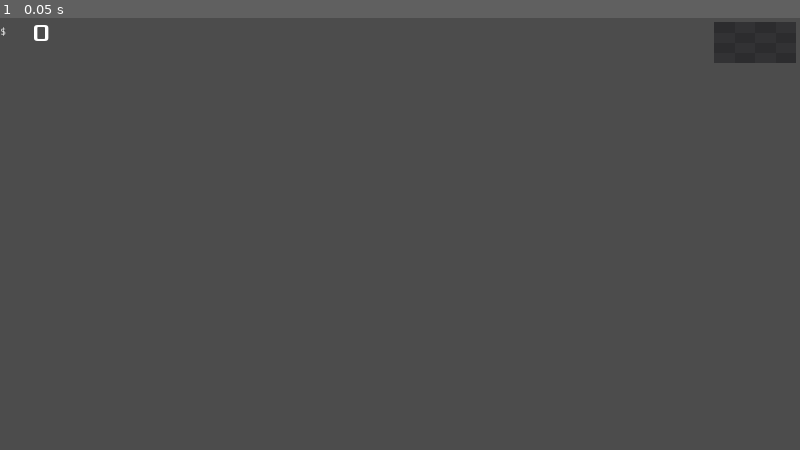
Above: before the commit, frame 1.
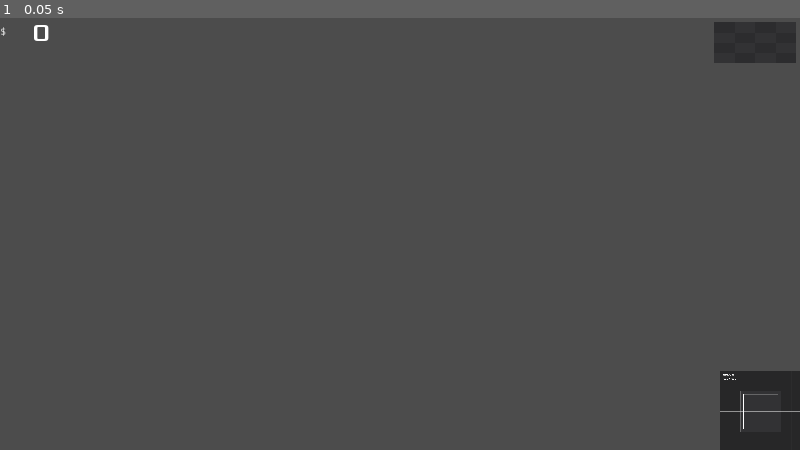
Above: after the commit, the same moment.

Repository: stewchan/kitchen
Game: Godot game, scene res://world/World.tscn
Same seed, same stepped clock (60 frames per second), same inputs: the game is played once before the commit and once after it. This scene is started directly instead of the project's main scene.
Inputs:
- Up to frame 1 (0.05 s): no input

The runs differ from the first frame. In frame 1, 1.8% of the frame differs, in the area x 90-100%, y 81-100%.
Error in both runs: Invalid get index '3' (on base: 'Array'). (res://network/Network.gd:18)

Commit message:
Fix collision masks

Diff:
--- a/kitchen/draggable/ingredient/Ingredient.tscn
+++ b/kitchen/draggable/ingredient/Ingredient.tscn
@@ -10,6 +10,7 @@
 extents = Vector2( 40, 40 )
 
 [node name="Ingredient" type="KinematicBody2D"]
+collision_layer = 4
 collision_mask = 0
 script = ExtResource( 2 )
 
@@ -21,6 +22,8 @@
 shape = SubResource( 1 )
 
 [node name="Hitbox" type="Area2D" parent="."]
+collision_layer = 0
+collision_mask = 2
 
 [node name="CollisionShape2D" type="CollisionShape2D" parent="Hitbox"]
 shape = SubResource( 2 )
--- a/kitchen/draggable/plate/Plate.tscn
+++ b/kitchen/draggable/plate/Plate.tscn
@@ -25,6 +25,8 @@
 shape = SubResource( 1 )
 
 [node name="Hitbox" type="Area2D" parent="."]
+collision_layer = 0
+collision_mask = 4
 
 [node name="CollisionShape2D" type="CollisionShape2D" parent="Hitbox"]
 position = Vector2( 1, 2.5 )
--- /dev/null
+++ b/kitchen/portal/Portal.gd
@@ -0,0 +1,16 @@
+extends Area2D
+
+signal remove_item(item)
+
+var next_peer: int
+
+
+func _ready() -> void:
+	pass
+
+
+func _on_Portal_body_entered(item: Ingredient) -> void:
+	# Remove item from current peer
+	emit_signal("remove_item", item)
+	# add item to next peer
+	emit_signal("")
--- /dev/null
+++ b/kitchen/portal/Portal.tscn
@@ -0,0 +1,22 @@
+[gd_scene load_steps=4 format=2]
+
+[ext_resource path="res://addons/kenney_prototype_textures/dark/texture_12.png" type="Texture" id=1]
+[ext_resource path="res://kitchen/portal/Portal.gd" type="Script" id=2]
+
+[sub_resource type="RectangleShape2D" id=1]
+extents = Vector2( 39.5, 39 )
+
+[node name="Portal" type="Area2D"]
+collision_layer = 0
+collision_mask = 4
+script = ExtResource( 2 )
+
+[node name="Sprite" type="Sprite" parent="."]
+scale = Vector2( 0.1, 0.1 )
+texture = ExtResource( 1 )
+
+[node name="CollisionShape2D" type="CollisionShape2D" parent="."]
+position = Vector2( -1.5, 0 )
+shape = SubResource( 1 )
+
+[connection signal="body_entered" from="." to="." method="_on_Portal_body_entered"]
--- a/kitchen/servery/Servery.tscn
+++ b/kitchen/servery/Servery.tscn
@@ -7,7 +7,6 @@
 extents = Vector2( 50.5, 24.5 )
 
 [node name="Servery" type="Area2D"]
-collision_layer = 0
 collision_mask = 2
 script = ExtResource( 2 )
 
--- a/project.godot
+++ b/project.godot
@@ -37,7 +37,7 @@
 "base": "Node",
 "class": "Recipe",
 "language": "GDScript",
-"path": "res://Recipe.gd"
+"path": "res://kitchen/Recipe.gd"
 } ]
 _global_script_class_icons={
 "Dish": "",
@@ -89,6 +89,13 @@
 
 pointing/emulate_touch_from_mouse=true
 
+[layer_names]
+
+2d_physics/layer_1="World"
+2d_physics/layer_2="Plate"
+2d_physics/layer_3="Ingredients"
+2d_physics/layer_4="Portal"
+
 [physics]
 
 common/enable_pause_aware_picking=true
--- a/world/World.tscn
+++ b/world/World.tscn
@@ -1,6 +1,7 @@
-[gd_scene load_steps=4 format=2]
+[gd_scene load_steps=5 format=2]
 
 [ext_resource path="res://world/World.gd" type="Script" id=1]
+[ext_resource path="res://kitchen/portal/Portal.tscn" type="PackedScene" id=2]
 [ext_resource path="res://ui/HUD.tscn" type="PackedScene" id=4]
 [ext_resource path="res://kitchen/servery/Servery.tscn" type="PackedScene" id=5]
 
@@ -19,6 +20,9 @@
 [node name="Servery" parent="." instance=ExtResource( 5 )]
 position = Vector2( 944, 31 )
 
+[node name="Portal" parent="." instance=ExtResource( 2 )]
+position = Vector2( 951, 492 )
+
 [node name="IngredientTimer" type="Timer" parent="."]
 wait_time = 2.0
 
Renamed: Recipe.gd -> kitchen/Recipe.gd
